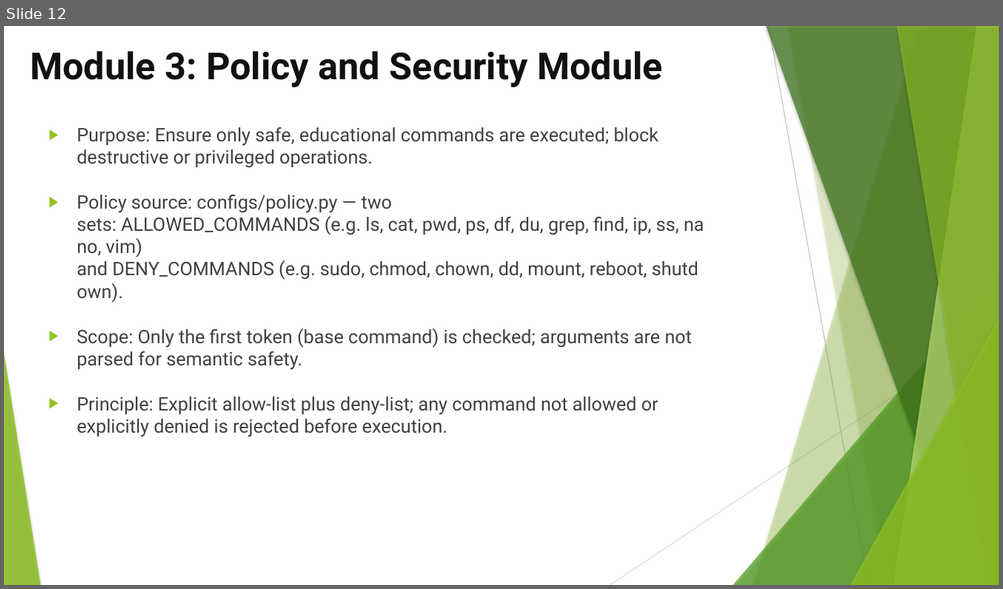
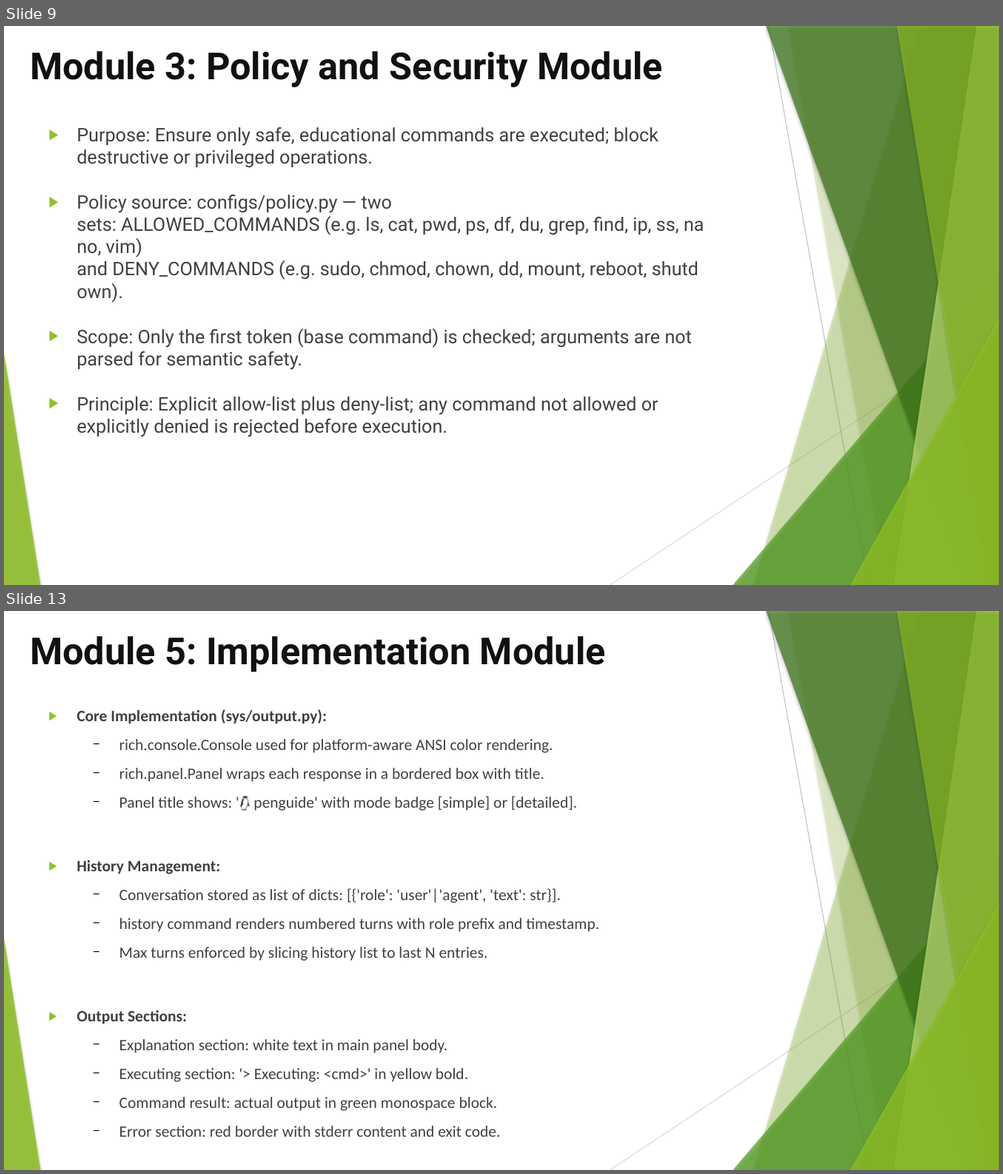
Before and after one commit to SridharanThangaraji/penguide, a slide deck: Team-13.pptx. Shown one above the other, each under a label of ours: slide 12 before the commit, slides 9 and 13 after it; the slides between them are not shown. The pictures are 1003x589 and 1003x1174 pixels, drawn with LibreOffice and Linux fonts; fonts in the diff are those of the drawing. Boxes give left, top, right and bottom in pixels: in the first picture for what was removed or moved away, otherwise in the second. Text is boxed around its words. In the diff, an @@ line names an element or a change of style, - is before the commit and + after.

```diff
--- a/Team-13.pptx
+++ b/Team-13.pptx
@@ slide 13 added at [4, 611, 999, 1170], background #FFFFFF; not listed: 10 template elements that a slide beside it also shows @@
@@ title added at [30, 636, 606, 672], 36 pt, text #111111, bold @@
+Module 5: Implementation Module
@@ text added at [77, 709, 599, 1137], 15.3 pt, text #404040 @@
+▶ Core Implementation (sys/output.py):
+  − rich.console.Console used for platform-aware ANSI color rendering.
+  − rich.panel.Panel wraps each response in a bordered box with title.
+  − Panel title shows: '🐧 penguide' with mode badge [simple] or [detailed].
+▶ History Management:
+  − Conversation stored as list of dicts: [{'role': 'user'|'agent', 'text': str}].
+  − history command renders numbered turns with role prefix and timestamp.
+  − Max turns enforced by slicing history list to last N entries.
+▶ Output Sections:
+  − Explanation section: white text in main panel body.
+  − Executing section: '> Executing: <cmd>' in yellow bold.
+  − Command result: actual output in green monospace block.
+  − Error section: red border with stderr content and exit code.
@@ what was slide 12 is now slide 9 @@
```
Also in this commit, not shown: 5 other slides added, 6 slides removed, 1 other file.
